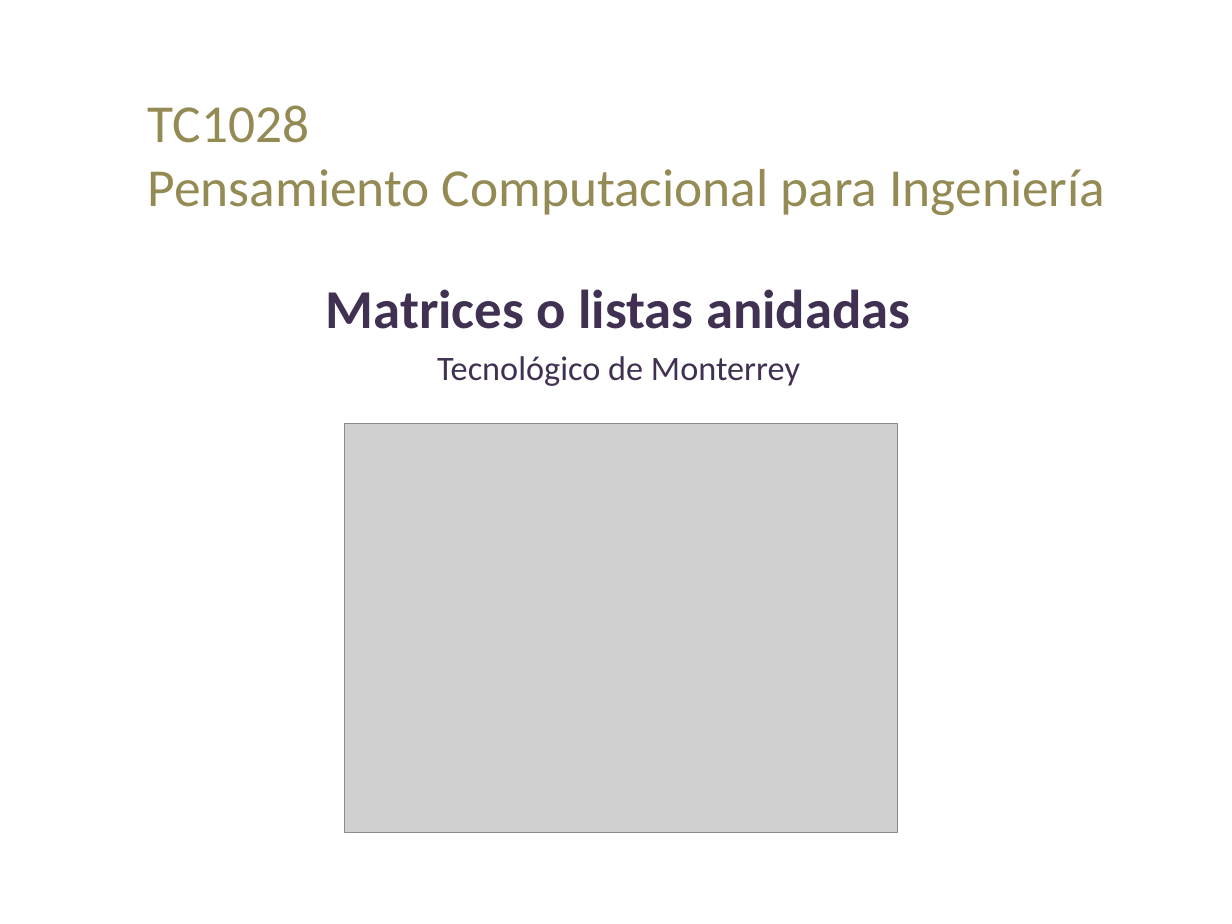
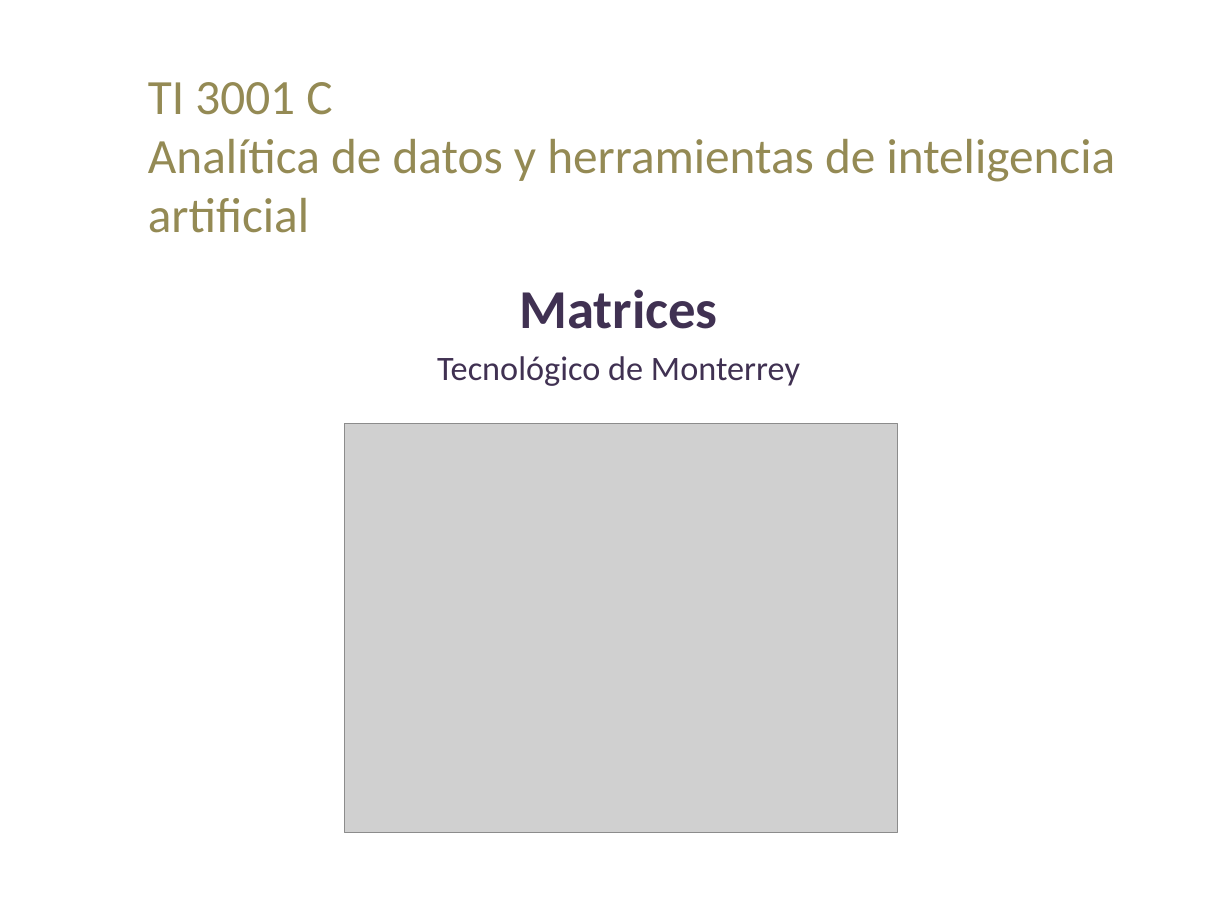
Before and after one commit to lizetheP/Analitica, a slide deck: slide 1 of CalendarioAgo2022/presentaciones/21_Matrices.pptx. Drawn at 1232x924 pixels with LibreOffice and Linux fonts; fonts in the diff are those of the drawing; grey boxes stand for pictures. Boxes give left, top, right and bottom in pixels: in the first picture for what was removed or moved away, otherwise in the second. Text is boxed around its words. In the diff, an @@ line names an element or a change of style, - is before the commit and + after.

```diff
--- a/CalendarioAgo2022/presentaciones/21_Matrices.pptx
+++ b/CalendarioAgo2022/presentaciones/21_Matrices.pptx
@@ title at (148,82,1116,233): text changed; size 31.2 to 28.8 pt @@
-TC1028
-Pensamiento Computacional para Ingeniería
+TI 3001 C
+Analítica de datos y herramientas de inteligencia artificial
@@ subtitle at (519,289,717,329): text changed @@
-Matrices o listas anidadas
+Matrices
```
Also in this commit, not shown: 4 other slides changed, 1 slide added, 2 other files.
